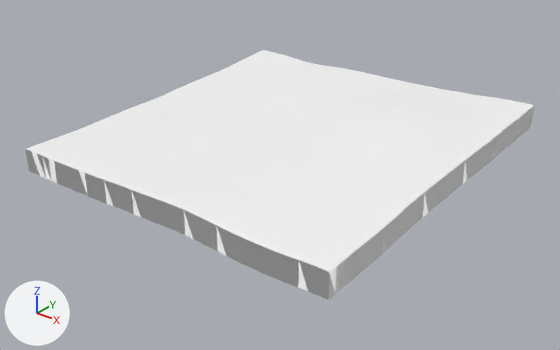
An edit to the glTF model public/tiles/2/-3_0.glb, drawn before and after from the same camera.
Both versions are drawn from a camera (50 mm lens) standing at (-1301.0, -2116.0, 808.0) and looking at (-2537.0, -571.0, -150.0). The axes (+X, +Y, +Z) are drawn at lower left. The lights are the same throughout. The older version comes first. Where no turn or scale is listed for an object, it has been applied to the vertices.

The older version as bpy lines, for what is in view:
```python
me_t2__3_0 = bpy.data.meshes.new('t2_-3_0')
me_t2__3_0.from_pydata(...)  # 1841 vertices, 3520 faces; spans x -512.0..512.0, y -512.0..512.0, z -71.0..71.0
me_t2__3_0.materials.append(mat_far_terrain)  # white #ffffff
ob_t2__3_0 = bpy.data.objects.new('t2_-3_0', me_t2__3_0)
ob_t2__3_0.location = (-2560.0, -512.0, -59.0)
```
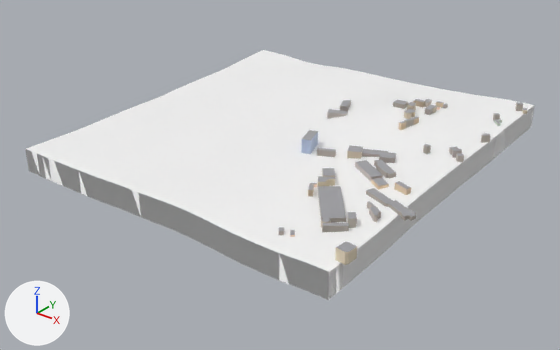
Where the newer file only moved an object's origin or applied its transform, the numbers keep the older frame.

The change, as a diff of the scene's bpy script:
```diff
--- a/public/tiles/2/-3_0.glb.py
+++ b/public/tiles/2/-3_0.glb.py
@@ mat_far_building @@
+mat_far_building = bpy.data.materials.new('far_building')
+mat_far_building.use_nodes = True; mat_far_building.node_tree.nodes.clear()
+_N = mat_far_building.node_tree.nodes; _L = mat_far_building.node_tree.links
+n0 = _N.new('ShaderNodeBsdfPrincipled'); n0.name = 'Principled BSDF'
+n0.inputs[1].default_value = 1.0  # 'Metallic'
+n0.inputs[2].default_value = 1.0  # 'Roughness'
+n1 = _N.new('ShaderNodeOutputMaterial'); n1.name = 'Material Output'
+n2 = _N.new('ShaderNodeVertexColor'); n2.name = 'Color Attribute'
+_L.new(n0.outputs[0], n1.inputs[0])  # 'BSDF' to 'Surface'
+_L.new(n2.outputs[0], n0.inputs[0])  # 'Color' to 'Base Color'
@@ me_t2__3_0 @@
 # used by ob_t2__3_0; location = (-2560.0, -512.0, -59.0)
-me_t2__3_0.from_pydata(...)  # 1841 vertices, 3520 faces; spans x -512.0..512.0, y -512.0..512.0, z -71.0..71.0
+me_t2__3_0.from_pydata(...)  # 2352 vertices, 4188 faces; spans x -512.0..552.0, y -512.0..512.0, z -71.0..90.0
+# me_t2__3_0 part 1: 511 vertices added at x 47.0..552.0, y -472.0..468.0, z 9.0..90.0
 me_t2__3_0.materials.append(mat_far_terrain)
+me_t2__3_0.materials.append(mat_far_building)
```

Where the change shows, as pixel boxes (x1, y1, x2, y2) in the pictures (560 x 350 px):
part 1 of me_t2__3_0, added: after (279, 99, 527, 265)
